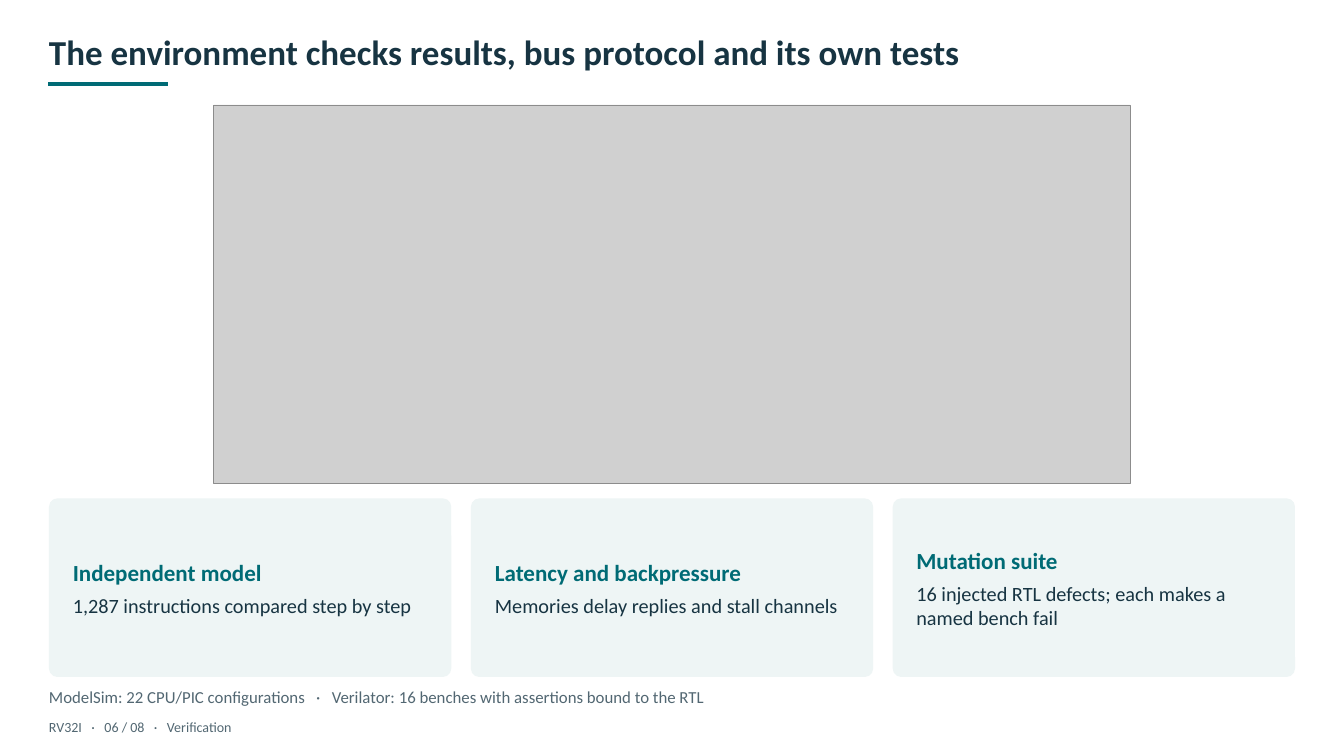
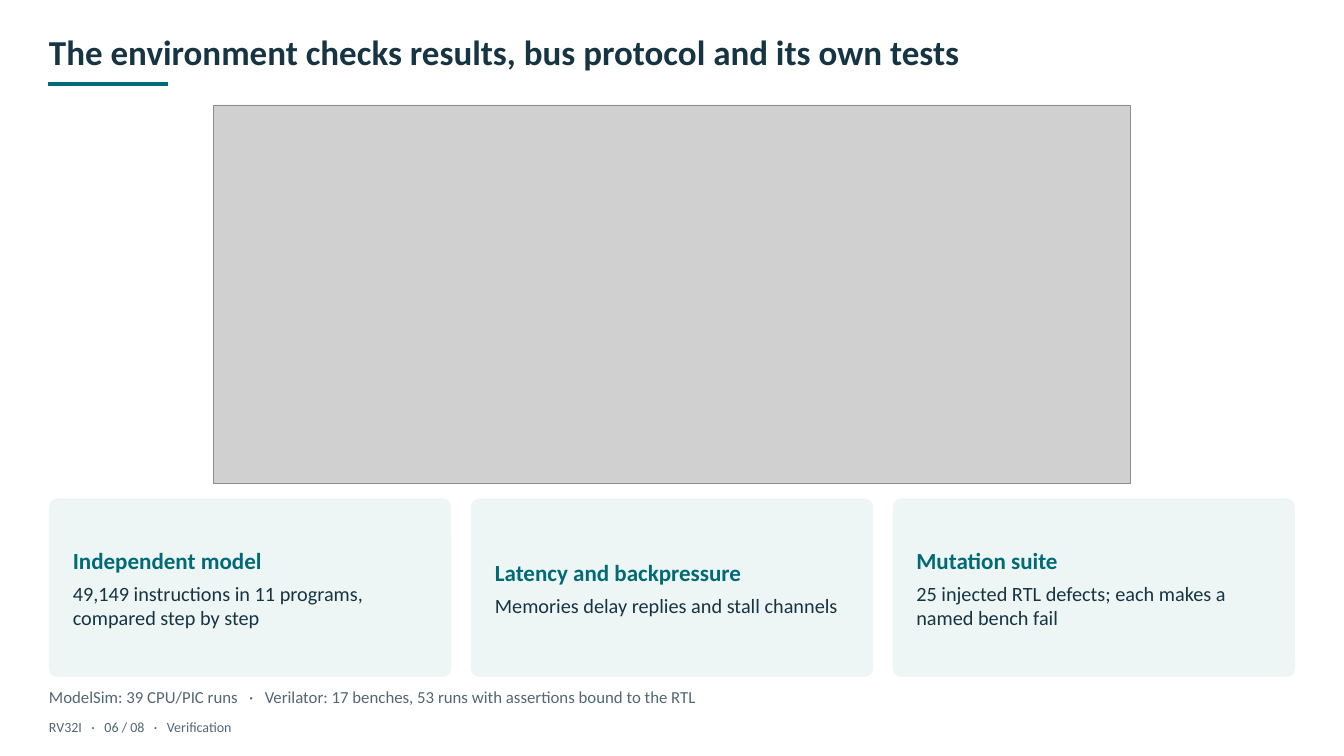
Before and after one commit to C0SM1N23/siemens, a slide deck: slide 6 of cpu/docs/presentations/output/RV32I_CPU_Bunea_Cosmin-Andrei_v2.pptx. Drawn at 1344x756 pixels with LibreOffice and Linux fonts; fonts in the diff are those of the drawing; grey boxes stand for pictures. Boxes give left, top, right and bottom in pixels: in the first picture for what was removed or moved away, otherwise in the second. Text is boxed around its words. In the diff, an @@ line names an element or a change of style, - is before the commit and + after.

```diff
--- a/cpu/docs/presentations/output/RV32I_CPU_Bunea_Cosmin-Andrei_v2.pptx
+++ b/cpu/docs/presentations/output/RV32I_CPU_Bunea_Cosmin-Andrei_v2.pptx
@@ text "Independent model": place and size @@
-text "Independent model" at <box>73,564,262,585</box>
+text "Independent model" at <box>73,552,262,573</box>
@@ text at <box>73,587,363,629</box>: text changed @@
-1,287 instructions compared step by step
+49,149 instructions in 11 programs, compared step by step
@@ text at <box>916,587,1226,625</box>: text changed @@
-16 injected RTL defects; each makes a named bench fail
+25 injected RTL defects; each makes a named bench fail
@@ text at <box>49,691,695,705</box>: text changed @@
-ModelSim: 22 CPU/PIC configurations · Verilator: 16 benches with assertions bound to the RTL
+ModelSim: 39 CPU/PIC runs · Verilator: 17 benches, 53 runs with assertions bound to the RTL
```
Also in this commit, not shown: 9 other files.
